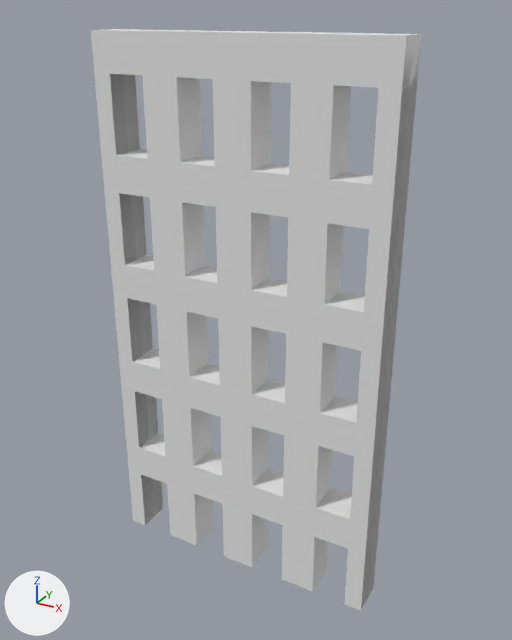
A saved change to the OBJ model portcullis/models/portcullis_half.obj.
Before and after are seen from a camera (50 mm lens) standing at (1.081, -1.883, 1.561) and looking at (0.026, 0.034, 0.602). The axes (+X, +Y, +Z) are drawn at lower left. The lights are the same throughout. The picture after the commit comes second. Where no turn or scale is listed for an object, it has been applied to the vertices.

Objects in the first picture: 'portcullis_half'.
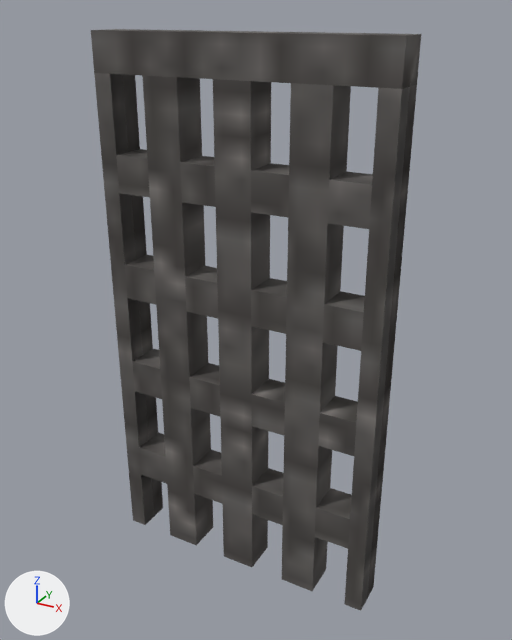
What differs and where, as boxes (x1, y1, x2, y2) in the pictures (512 x 640 px):
'portcullis_half', recoloured (white to grey)
    both: (91, 29, 421, 611)

The change, as a diff of the scene's bpy script:
```diff
--- a/portcullis/models/portcullis_half.obj.py
+++ b/portcullis/models/portcullis_half.obj.py
@@ img_portcullis_png @@
+img_portcullis_png = load_image('portcullis.png', 'portcullis.png', 16, 16, 'sRGB')
@@ mat_m_c65032de_48df_07a1_775d_0d43b9ed630f @@
+mat_m_c65032de_48df_07a1_775d_0d43b9ed630f = principled_material('m_c65032de-48df-07a1-775d-0d43b9ed630f')
+mat_m_c65032de_48df_07a1_775d_0d43b9ed630f.texture = img_portcullis_png
+mat_m_c65032de_48df_07a1_775d_0d43b9ed630f.roughness = 1.0
@@ me_portcullis_half @@
 me_portcullis_half.from_pydata(...)  # 172 vertices, 95 faces; spans x -0.5..0.5, y -0.06..0.06, z -0.38..1.5
-me_portcullis_half.materials.append(mat_m_8b5fa2be_0ae4_5462_5d29_1408a8909891)  # white #e7e7e7
+me_portcullis_half.materials.append(mat_m_c65032de_48df_07a1_775d_0d43b9ed630f)  # picture img_portcullis_png
```
